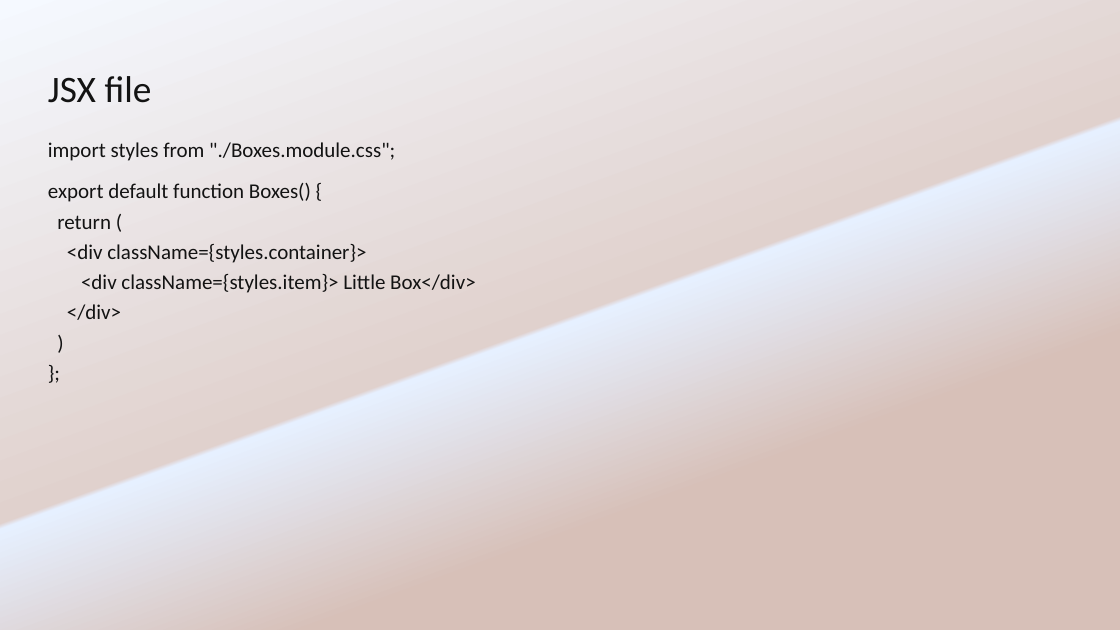
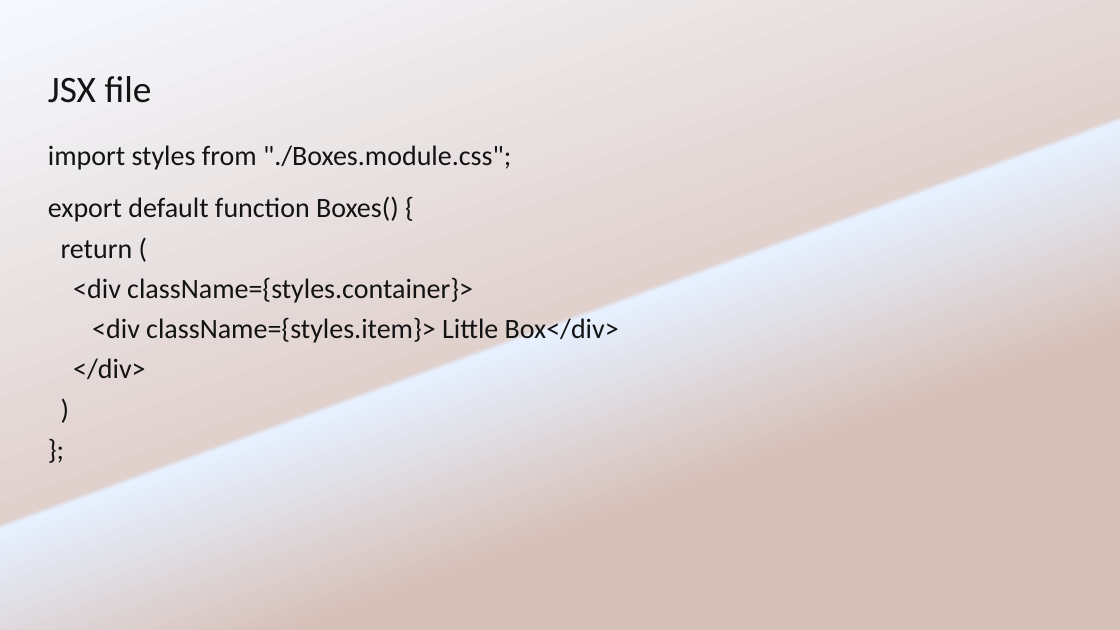
Before and after one commit to justinfread/css-layout-workshop, a slide deck: slide 10 of slides/CSS Flex box & Flex gird.pptx. Drawn at 1120x630 pixels with LibreOffice and Linux fonts; fonts in the diff are those of the drawing. Boxes give left, top, right and bottom in pixels: in the first picture for what was removed or moved away, otherwise in the second. Text is boxed around its words. In the diff, an @@ line names an element or a change of style, - is before the commit and + after.

```diff
--- a/slides/CSS Flex box & Flex gird.pptx
+++ b/slides/CSS Flex box & Flex gird.pptx
@@ text "import styles from "./Boxes.module.css";" at (48,145,619,379): size 18 to 24 pt @@
```
Also in this commit, not shown: 4 other slides changed, 1 slide added, 7 other files.
